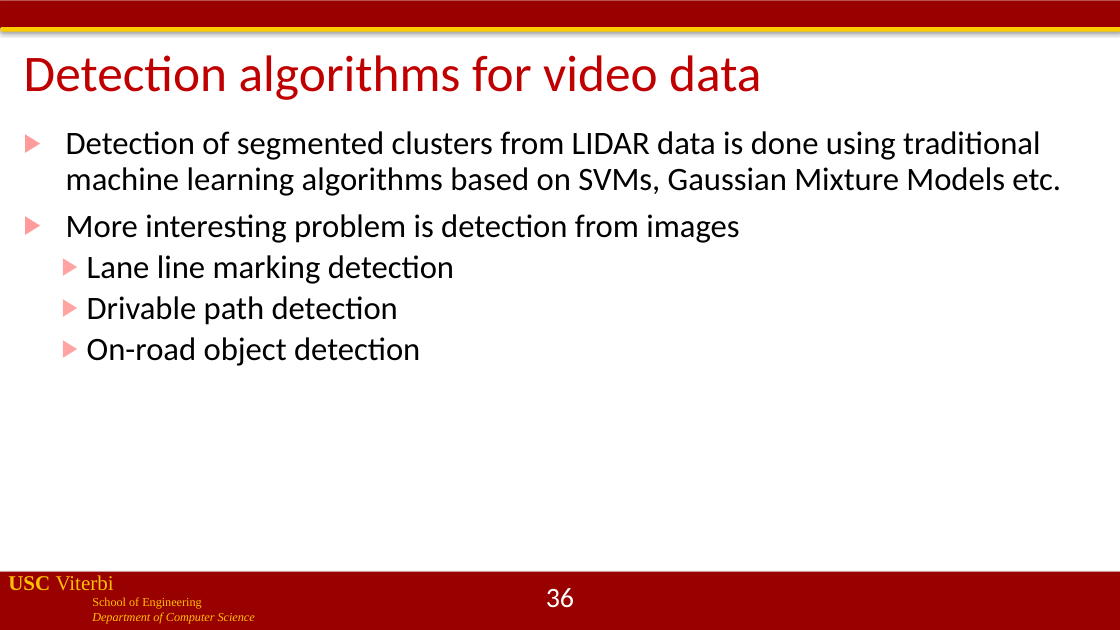
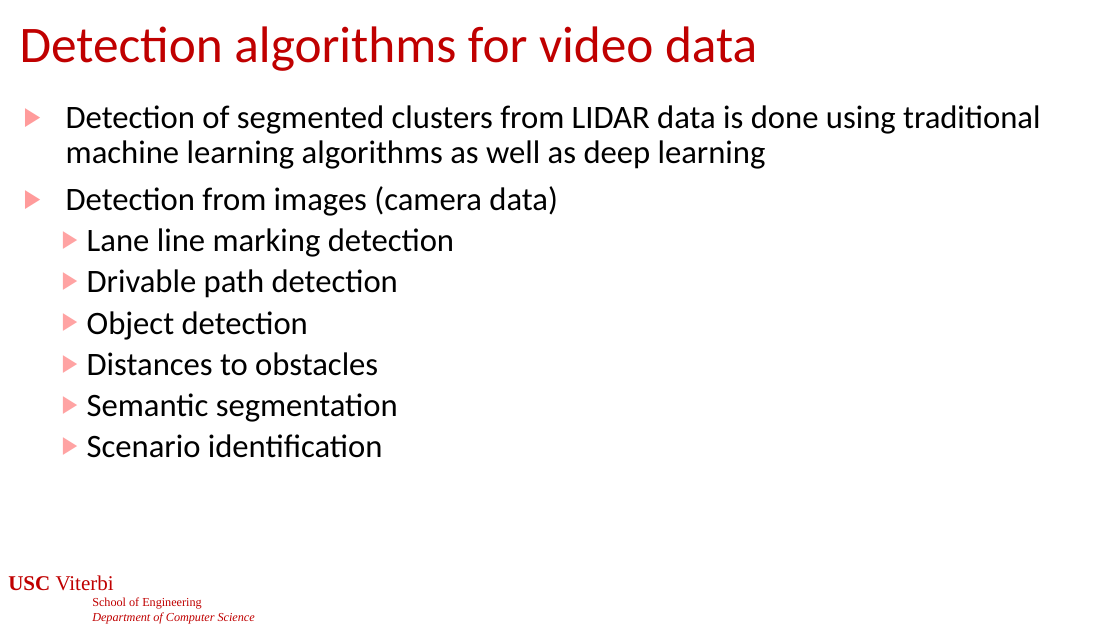
Before and after one commit to jdeshmukh/jdeshmukh.github.io, a slide deck: slide 35 of teaching/cs513slides/lecture11-SensingPerception.pptx (slide 36 before the commit). Drawn at 1120x630 pixels with LibreOffice and Linux fonts; fonts in the diff are those of the drawing; background and template pictures are left out. Boxes give left, top, right and bottom in pixels: in the first picture for what was removed or moved away, otherwise in the second. Text is boxed around its words. In the diff, an @@ line names an element or a change of style, - is before the commit and + after.

```diff
--- a/teaching/cs513slides/lecture11-SensingPerception.pptx
+++ b/teaching/cs513slides/lecture11-SensingPerception.pptx
@@ rectangle removed at bbox=[0, 0, 1120, 28] @@
@@ rectangle removed at bbox=[1, 27, 1120, 32] @@
@@ title "Detection algorithms for video data": place and size @@
-title "Detection algorithms for video data" at bbox=[24, 55, 761, 100]
+title "Detection algorithms for video data" at bbox=[20, 26, 757, 71]
@@ text "Detection of segmented clusters from ...": place and size @@
-text "Detection of segmented clusters from ..." at bbox=[66, 131, 1061, 366]
+text "Detection of segmented clusters from ..." at bbox=[66, 105, 1040, 458]
@@ text at bbox=[66, 105, 1040, 216]: text changed @@
-▶ Detection of segmented clusters from LIDAR data is done using traditional machine learning algorithms based on SVMs, Gaussian Mixture Models etc.
-▶ More interesting problem is detection from images
+▶ Detection of segmented clusters from LIDAR data is done using traditional machine learning algorithms as well as deep learning
+▶ Detection from images (camera data)
@@ text at bbox=[87, 311, 398, 458]: text changed @@
-  ▶ On-road object detection
+  ▶ Object detection
+  ▶ Distances to obstacles
+  ▶ Semantic segmentation
+  ▶ Scenario identification
@@ text "USC Viterbi" at bbox=[8, 575, 255, 624]: text colour #FFC000 to #C00000 @@
@@ rectangle removed at bbox=[0, 572, 1120, 630] @@
@@ page number at bbox=[546, 588, 574, 608]: text changed @@
-36
+35
```
Also in this commit, not shown: 61 other slides changed, 2 slides added, 2 slides removed, 2 other files.
